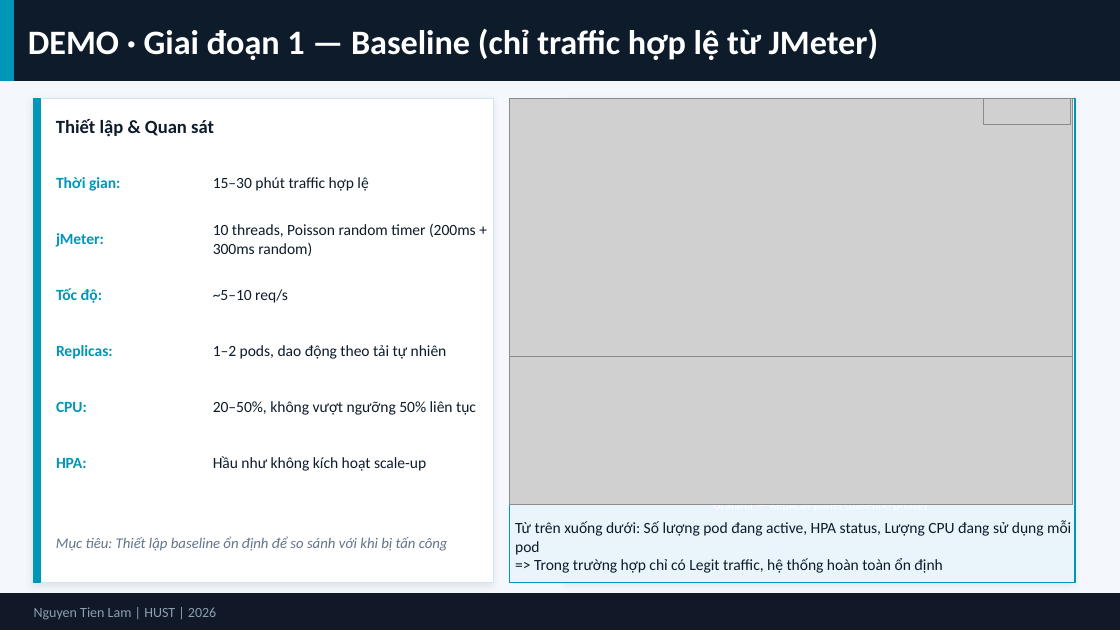
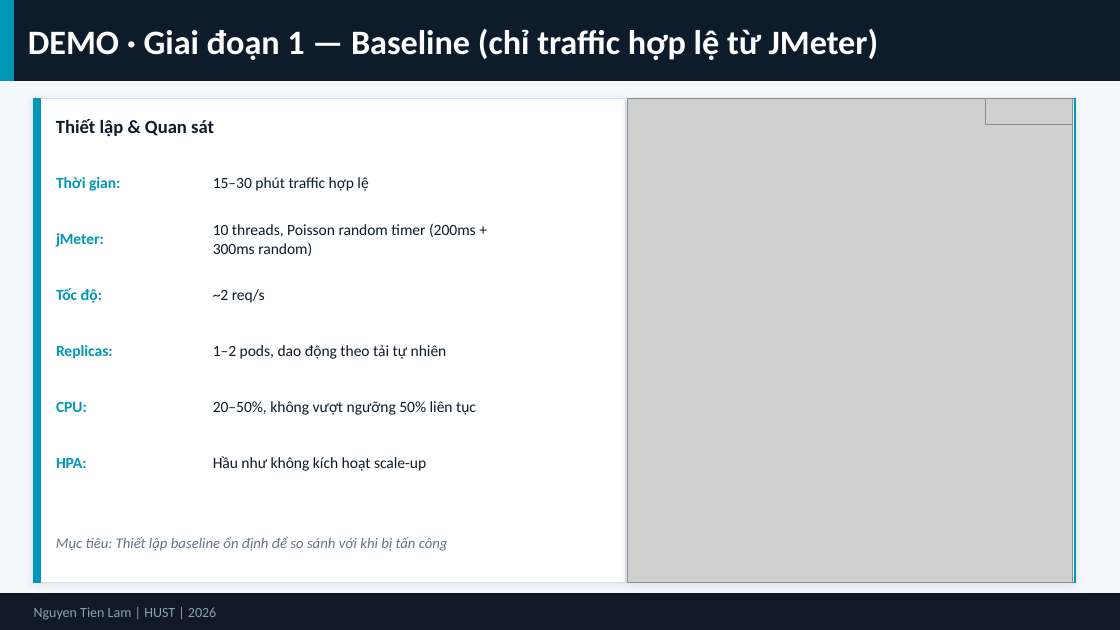
Before and after one commit to tienlamict/edos-demo, a slide deck: slide 16 of report/edos_slide.pptx. Drawn at 1120x630 pixels with LibreOffice and Linux fonts; fonts in the diff are those of the drawing; grey boxes stand for pictures. Boxes give left, top, right and bottom in pixels: in the first picture for what was removed or moved away, otherwise in the second. Text is boxed around its words. In the diff, an @@ line names an element or a change of style, - is before the commit and + after.

```diff
--- a/report/edos_slide.pptx
+++ b/report/edos_slide.pptx
@@ rectangle: place and size @@
-rectangle at box(34, 99, 494, 582)
+rectangle at box(34, 99, 625, 582)
@@ picture removed at box(510, 99, 1073, 357) @@
@@ rectangle: place and size @@
-rectangle at box(566, 99, 1075, 582)
+rectangle at box(627, 99, 1075, 582)
@@ rectangle: place and size @@
-rectangle at box(510, 99, 1075, 582)
+rectangle at box(627, 99, 1075, 582)
@@ picture added at box(627, 99, 1072, 582) @@
@@ text at box(213, 289, 265, 303): text changed @@
-~5–10 req/s
+~2 req/s
@@ picture removed at box(510, 356, 1073, 505) @@
@@ text removed at box(713, 499, 927, 505) @@
-Grafana — Replicas panel (baseline phase)
@@ text removed at box(515, 520, 1071, 573) @@
-Từ trên xuống dưới: Số lượng pod đang active, HPA status, Lượng CPU đang sử dụng mỗi pod
-=> Trong trường hợp chỉ có Legit traffic, hệ thống hoàn toàn ổn định
```
Also in this commit, not shown: 4 other slides changed, 1 slide removed.
